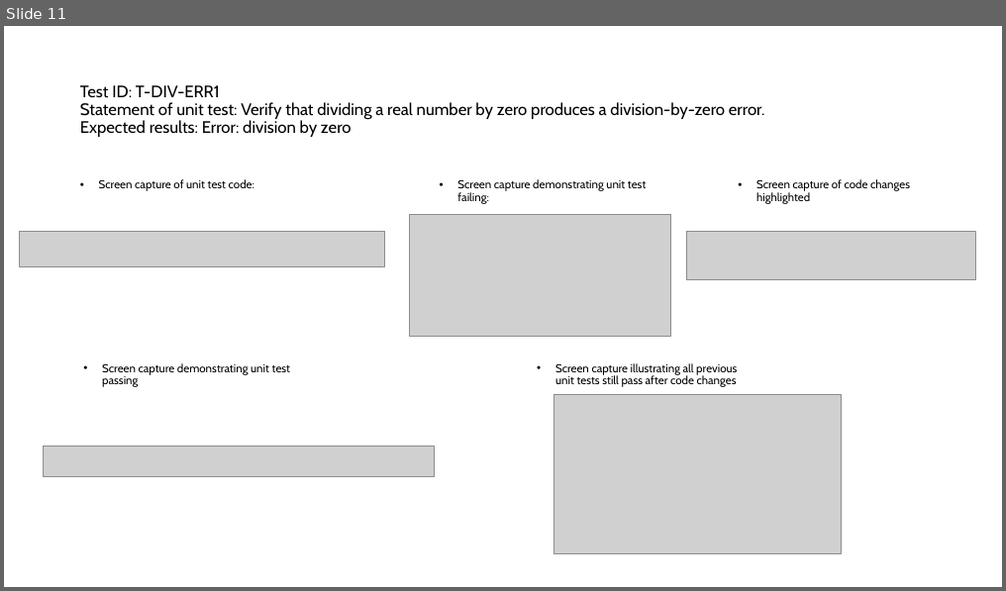
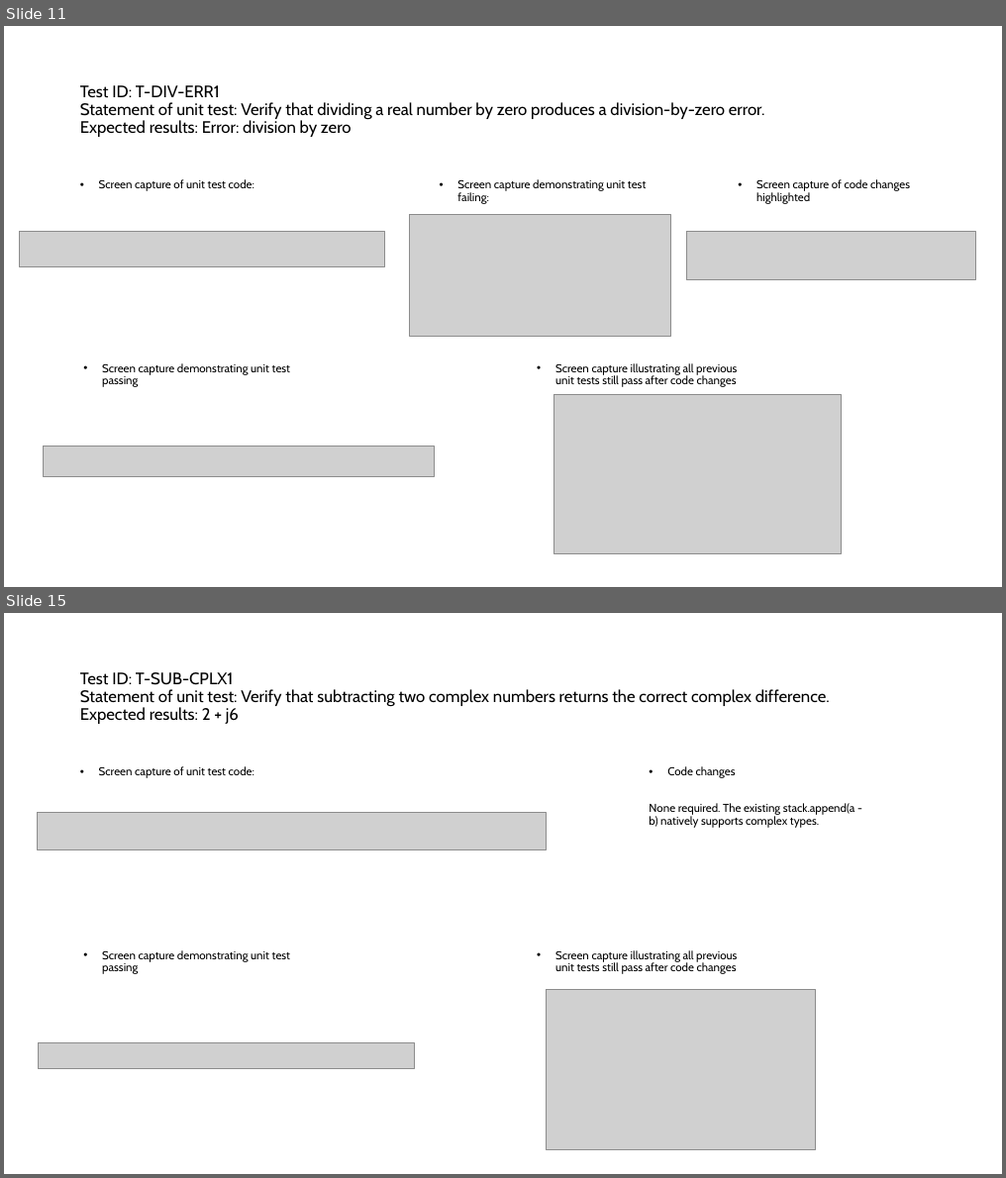
Before and after one commit to ykl1r0/ecse428-assignment-a, a slide deck: powerpoint-to-submit/ecse-428-assignment-a.pptx. Shown one above the other, each under a label of ours: slide 11 before the commit, slides 11 and 15 after it; the slides between them are not shown. The pictures are 1006x591 and 1006x1178 pixels, drawn with LibreOffice and Linux fonts; fonts in the diff are those of the drawing; grey boxes stand for pictures. Boxes give left, top, right and bottom in pixels: in the first picture for what was removed or moved away, otherwise in the second. Text is boxed around its words. In the diff, an @@ line names an element or a change of style, - is before the commit and + after.

```diff
--- a/powerpoint-to-submit/ecse-428-assignment-a.pptx
+++ b/powerpoint-to-submit/ecse-428-assignment-a.pptx
@@ slide 15 added at (x1=4, y1=613, x2=1002, y2=1174), background #FFFFFF @@
@@ title added at (x1=80, y1=672, x2=830, y2=724), 16 pt, text #000000 @@
+Test ID: T-SUB-CPLX1
+Statement of unit test: Verify that subtracting two complex numbers returns the correct complex difference.
+Expected results: 2 + j6
@@ text added at (x1=99, y1=766, x2=254, y2=778), 11 pt, text #000000 @@
+• Screen capture of unit test code:
@@ text added at (x1=648, y1=766, x2=855, y2=828), 11 pt, text #000000 @@
+• Code changes
+None required. The existing stack.append(a - b) natively supports complex types.
@@ picture added at (x1=38, y1=812, x2=546, y2=851) @@
@@ text added at (x1=102, y1=951, x2=290, y2=974), 11 pt, text #000000 @@
+• Screen capture demonstrating unit test passing
@@ text added at (x1=555, y1=951, x2=737, y2=974), 11 pt, text #000000 @@
+• Screen capture illustrating all previous unit tests still pass after code changes
@@ picture added at (x1=546, y1=989, x2=816, y2=1150) @@
@@ picture added at (x1=38, y1=1043, x2=414, y2=1069) @@
```
Also in this commit, not shown: 9 other slides added, 1 slide removed, 1 other file.
